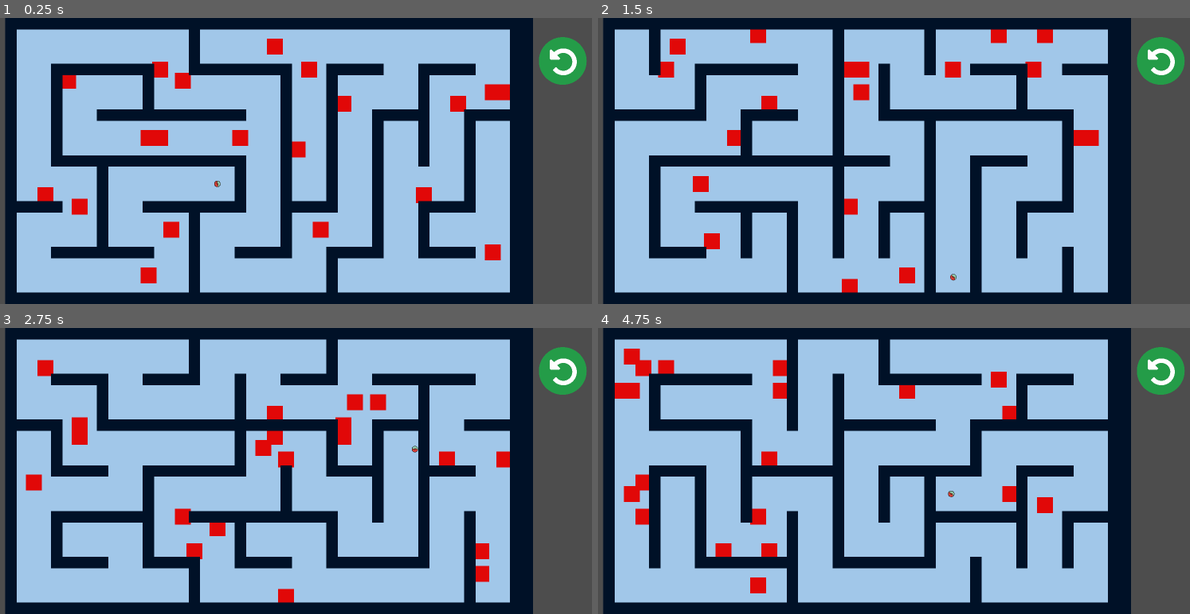
Above: before the commit, frames 1-4 (two rows, left to right).
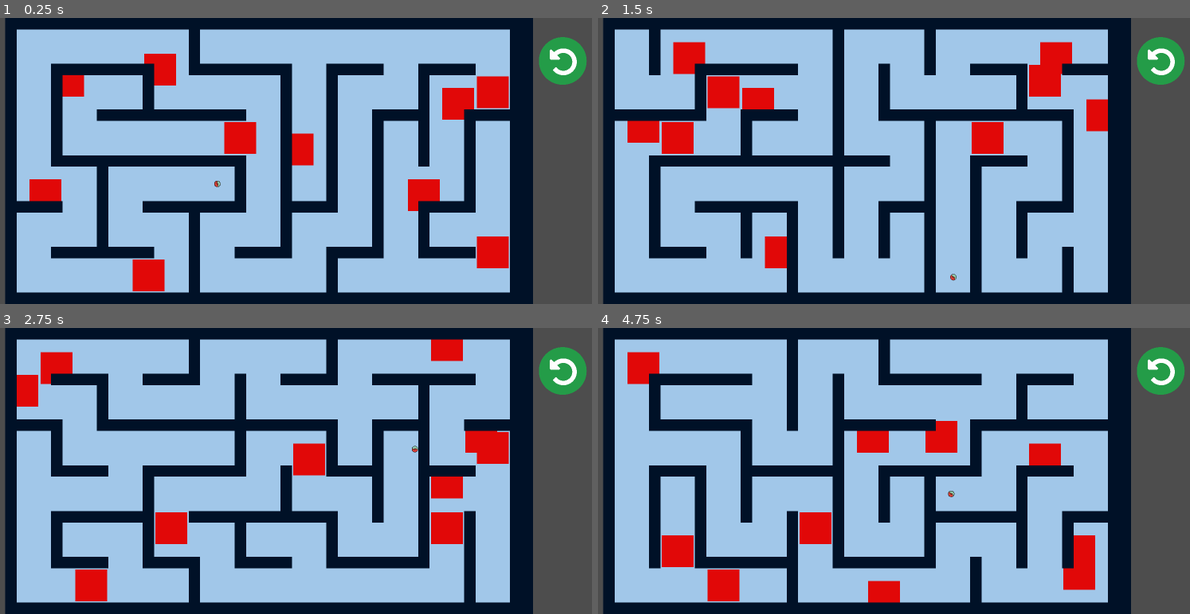
Above: after the commit, the same moments.

Repository: Herovero/GyroMaze
Game: Godot game, scene res://Scenes/main.tscn
Two runs of this game, one before a commit and one after it. Both use one fixed random seed, a clock stepped at 60 frames per second and the inputs below.
Inputs:
- Up to frame 1 (0.25 s): no input
- Up to frame 2 (1.5 s): tap Enter (ui_accept) at 0.5, 0.77, 1.25 s; hold Right (ui_right) 0.53-1.28 s; hold Down (ui_down) from 1.28 s (still down)
- Up to frame 3 (2.75 s): tap Enter (ui_accept) at 1.52, 2 s; release Down (ui_down) at 2.03 s; hold Right (ui_right) from 2.03 s (still down)
- Up to frame 4 (4.75 s): release Right (ui_right) at 2.78 s; hold Up (ui_up) 2.78-3.53 s; tap Enter (ui_accept) at 3.02, 3.5, 3.77, 4.25, 4.52 s; hold Left (ui_left) from 3.53 s (still down)

The runs differ from the first frame. In frame 1, 5.0% of the frame differs, in the area x 4-87%, y 7-96%; in frame 2, 7.1%; in frame 3, 7.1%; in frame 4, 7.2%, in the area x 2-84%, y 7-97%.

Commit message:
optimized scaling for hole

Diff:
--- a/Scenes/hole.tscn
+++ b/Scenes/hole.tscn
@@ -4,13 +4,13 @@
 [ext_resource type="Texture2D" uid="uid://du6n22db78p13" path="res://Assets/red square.png" id="2_i6jlm"]
 
 [sub_resource type="RectangleShape2D" id="RectangleShape2D_i6jlm"]
-size = Vector2(200, 200)
+size = Vector2(400, 400)
 
 [node name="Hole1" type="Area2D" groups=["Holes"]]
 script = ExtResource("1_i6jlm")
 
 [node name="hole" type="Sprite2D" parent="."]
-scale = Vector2(0.4, 0.4)
+scale = Vector2(0.8, 0.8)
 texture = ExtResource("2_i6jlm")
 
 [node name="CollisionShape2D" type="CollisionShape2D" parent="."]
--- a/Scripts/mazegen3.gd
+++ b/Scripts/mazegen3.gd
@@ -26,7 +26,7 @@
 var effective_tile_size = 16 * 9.0
 
 @export var hole_scene: PackedScene  # Drag your Hole.tscn here in Inspector
-@export var hole_count: int = 20     # How many holes do you want?
+@export var hole_count: int = 10     # How many holes do you want?
 
 func _ready() -> void:
 	fill_map_with_walls()
